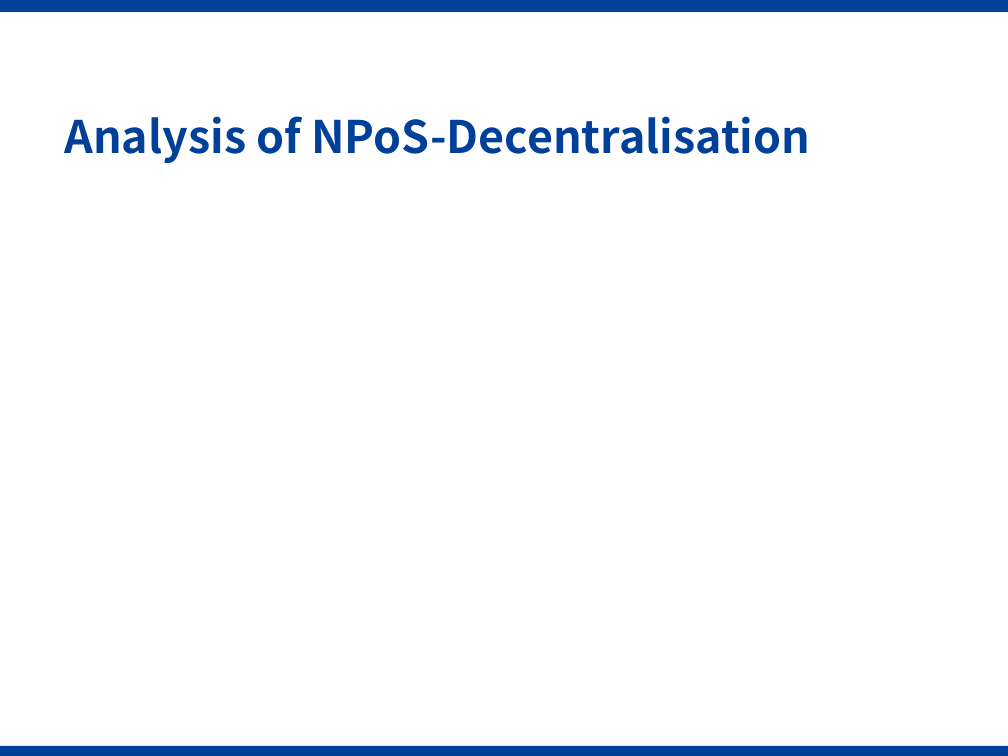
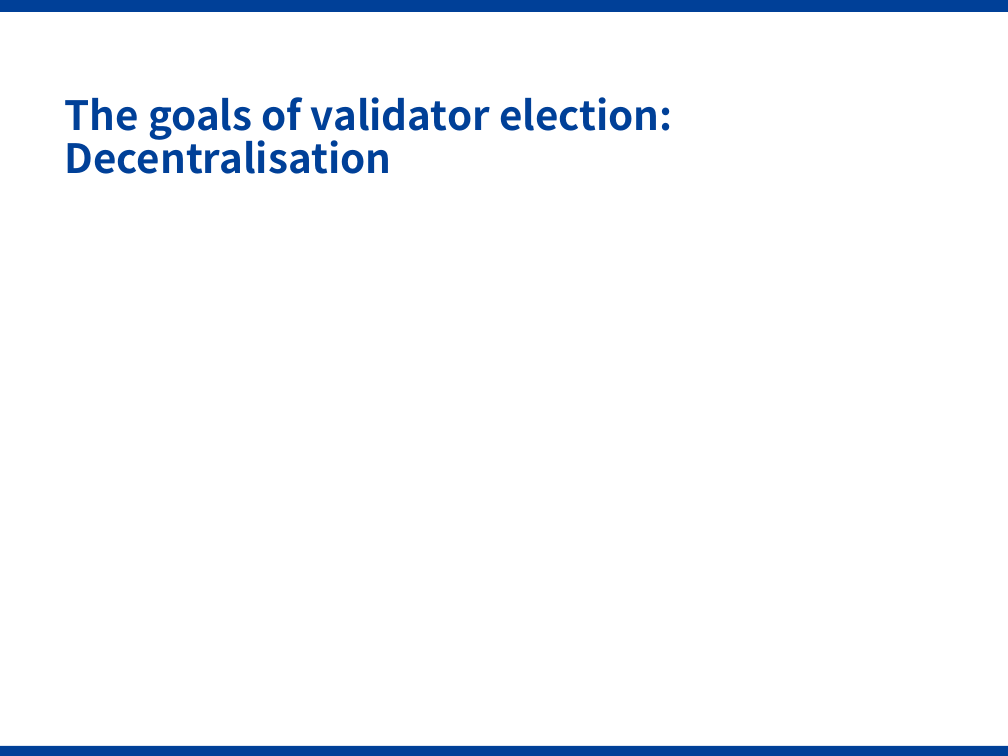
Before and after one commit to Voidkai/Polkadot, a slide deck: slide 6 of Polkadot-PPT.pptx (slide 5 before the commit). Drawn at 1008x756 pixels with LibreOffice and Linux fonts; fonts in the diff are those of the drawing; grey boxes stand for pictures; background and template pictures are left out. Boxes give left, top, right and bottom in pixels: in the first picture for what was removed or moved away, otherwise in the second. Text is boxed around its words. In the diff, an @@ line names an element or a change of style, - is before the commit and + after.

```diff
--- a/Polkadot-PPT.pptx
+++ b/Polkadot-PPT.pptx
@@ title at [65,97,673,174]: text changed; size 32 to 28.8 pt @@
-Analysis of NPoS-Decentralisation
+The goals of validator election: Decentralisation
```
Also in this commit, not shown: 8 other slides changed, 4 slides added, 3 other files.
